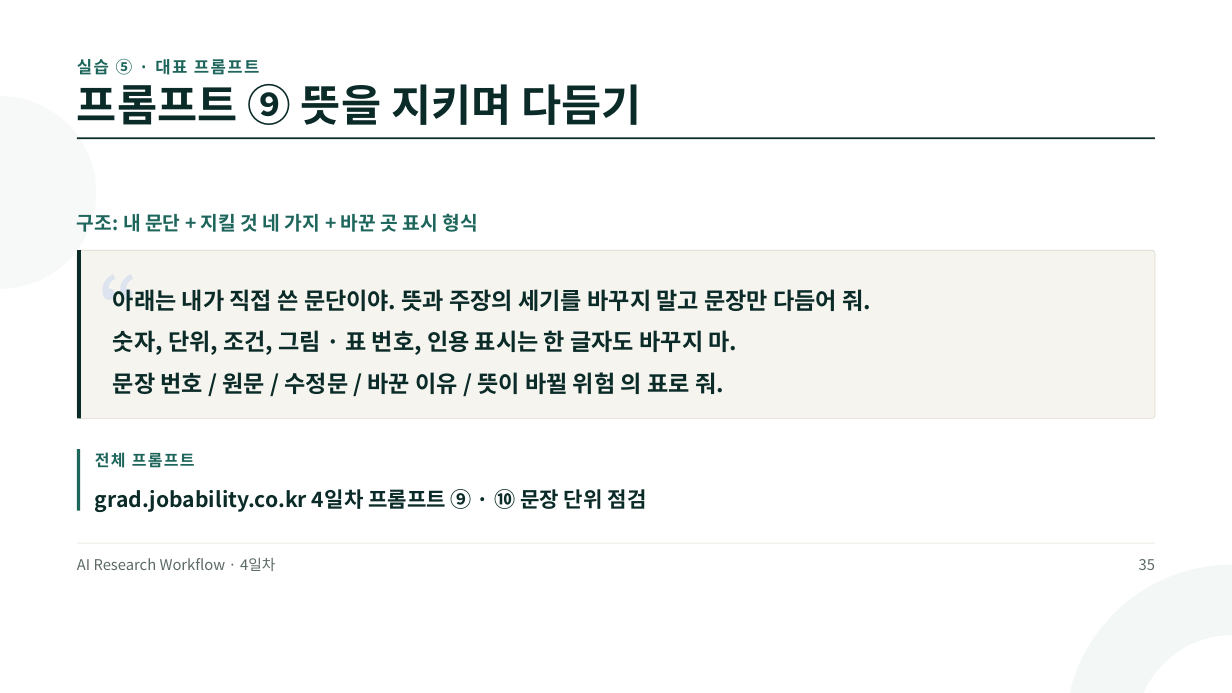
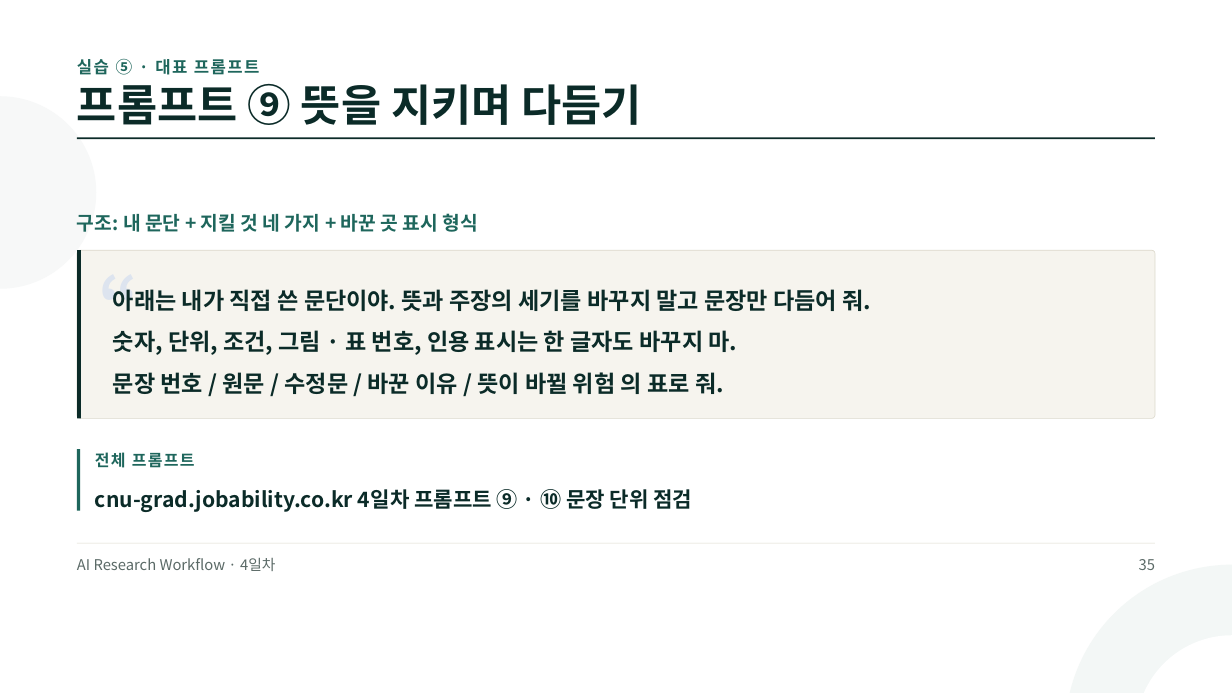
Before and after one commit to jungaistar/materials, a slide deck: slide 35 of grad/grad_day4.pptx. Drawn at 1232x693 pixels with LibreOffice and Linux fonts; fonts in the diff are those of the drawing. Boxes give left, top, right and bottom in pixels: in the first picture for what was removed or moved away, otherwise in the second. Text is boxed around its words. In the diff, an @@ line names an element or a change of style, - is before the commit and + after.

Commit message:
grad 강의 PT 3~5일차 갱신

```diff
--- a/grad/grad_day4.pptx
+++ b/grad/grad_day4.pptx
@@ text at (95, 489, 693, 512): text changed @@
-grad.jobability.co.kr 4일차 프롬프트 ⑨ · ⑩ 문장 단위 점검
+cnu-grad.jobability.co.kr 4일차 프롬프트 ⑨ · ⑩ 문장 단위 점검
```
Also in this commit, not shown: 7 other slides changed, 5 other files.
